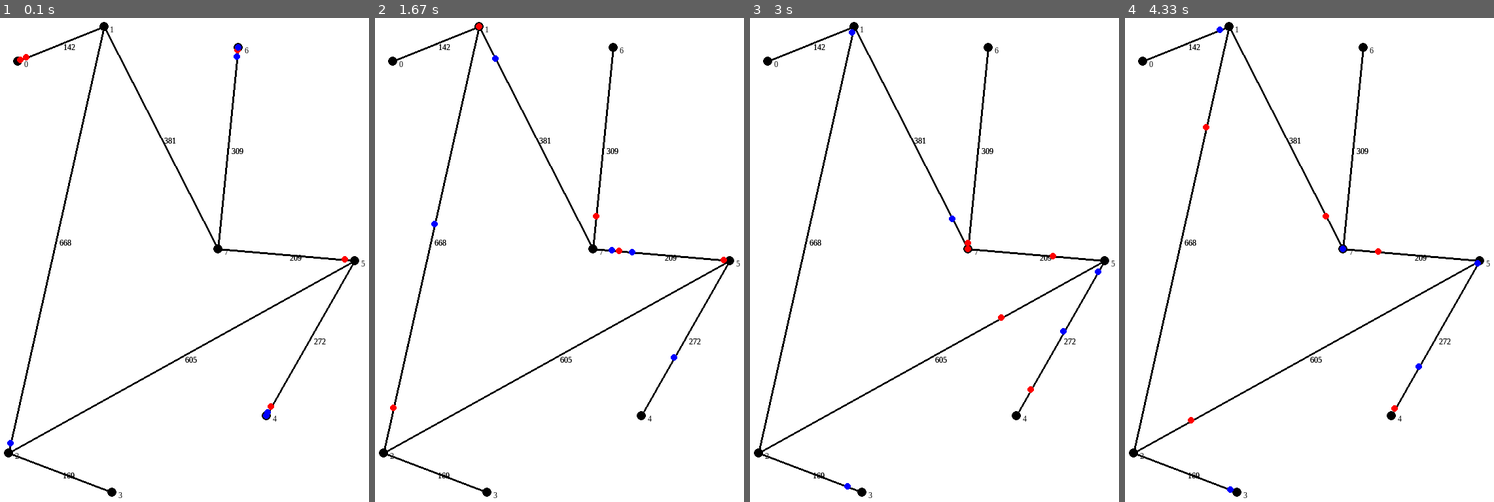
Above: before the commit, frames 1-4 (left to right).
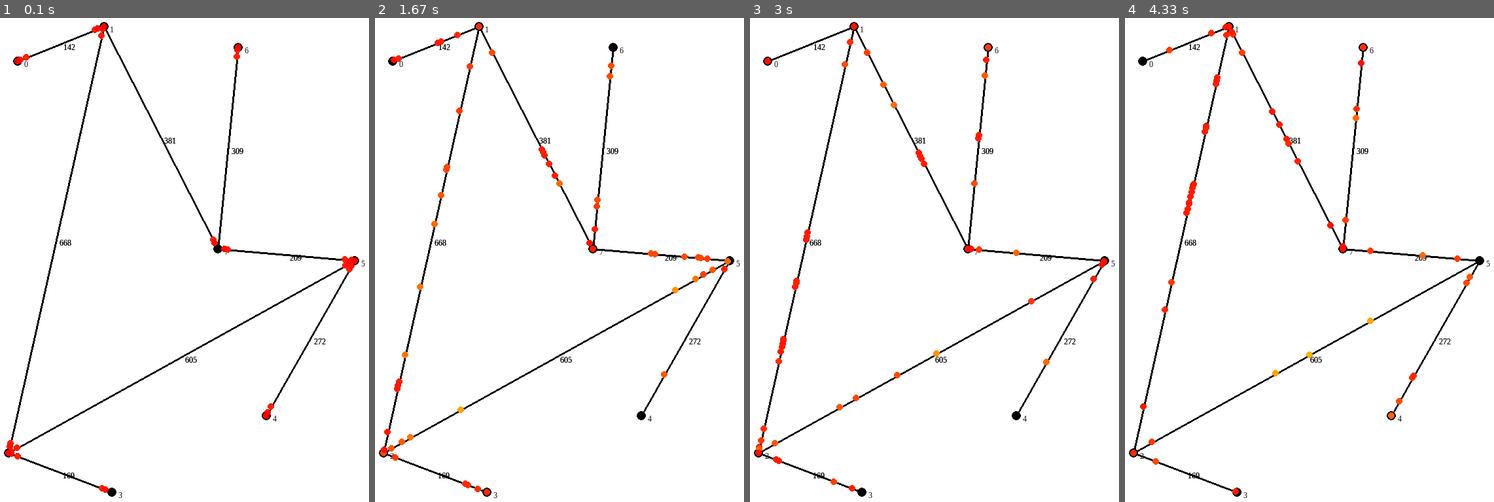
Above: after the commit, the same moments.

Repository: Ickaser/car-graph-viz
Game: pygame game, started from main_pygame.py
Same seed, same stepped clock (60 frames per second), same inputs: the game is played once before the commit and once after it.
Inputs:
- Up to frame 1 (0.1 s): no input
- Up to frame 2 (1.67 s): no input
- Up to frame 3 (3 s): no input
- Up to frame 4 (4.33 s): no input

The runs differ from the first frame. In frame 1, 0.5% of the frame differs, in the area x 1-97%, y 1-99%; in frame 2, 1.1%; in frame 3, 1.0%; in frame 4, 1.0%.

Commit message:
Lanes improvement
Squashed a bug that was slowing down traffic a lot; still seeing slowdown clumps because nodes aren't friendly to current position tracking

Diff:
--- a/cars.py
+++ b/cars.py
@@ -18,18 +18,19 @@
     # Note: equivalence operator will allow for approximate equals, so that it can be used to check if cars are overlapping
 
 
-    def __init__(self, graph, nodeFrom, nodeTo, dist = 0, eqTol = 10):
+    def __init__(self, graph, nodeFrom, nodeTo, dist = 0, carSize = 5):
         """
         Takes graph, two integers indicating node indices and a distance along edge
         Graph is stored (by reference).
         If both indices are the same, places car at node and sets atNode = True.
         If indices are different, places car along edge and sets atNode = False.
         Third argument is distance along the edge from the departure node. Defaults to 0 (placed at node)
-        eqTol defaults to 10; sets tolerance for equals operator, related to size of cars (in pixels)
+        carSize: sets tolerance for equals operator and for car following
         """
         s = self
         s.graph = graph
-        s.eqTol = eqTol
+        s.eqTol = carSize
+        s.carSize = carSize
         s.lanes = graph.lanes
 
 
@@ -72,14 +73,10 @@
             #interpolate between node coordinates to find position along edge
             s.fromCoords = s.graph.nodes[s.nodeFrom]["coords"]
             s.toCoords = s.graph.nodes[s.nodeTo]["coords"]
-            prog = s.dist / float(s.length)
+            prog = (self.toNext if self.direction else self.dist) / float(self.length)
             s.xPos = int(prog * s.fromCoords[0] + (1-prog) * s.toCoords[0])
             s.yPos = int(prog * s.fromCoords[1] + (1-prog) * s.toCoords[1])
             s.coords = (s.xPos, s.yPos)
-
-        # # if graph is weighted, add 1 to population on road
-        # if s.graph.weighted or s.lanes:
-        #     graph.edges[(s.nodeFrom, s.nodeTo)]["population"][s.direction].append(s)
 
         # vars to update always: atNode, dist, xPos, yPos, coords
         # vars to update at node change: fromCoords, toCoords, length, direction
@@ -150,7 +147,7 @@
         #     self.graph.edges[(self.nodeFrom, self.nodeTo)]["population"][self.direction].remove(self)
         self.nodeFrom = self.nodeTo
 
-        self.__init__(self.graph, self.nodeTo, newNode, eqTol=self.eqTol)
+        self.__init__(self.graph, self.nodeTo, newNode, carSize=self.eqTol)
 
 
 
@@ -169,7 +166,7 @@
     pos: defaults to 0, not used. If is an instance of Position class and randomBehavior is False, should be a starting position.
     Gets lanes property from graph's lanes property.
     """
-    def __init__(self, graph, randomBehavior = True, accel = 5, pos = 0):
+    def __init__(self, graph, randomBehavior = True, carSize = 5, accel = 5, pos = 0):
 
         self.graph = graph
         self.randomBehavior = randomBehavior
@@ -177,6 +174,7 @@
         self.accel = accel
         self.lanes = self.graph.lanes
         self.weighted = self.graph.weighted
+        self.carSize = carSize
 
         if not randomBehavior:
             # TODO
@@ -226,6 +224,7 @@
             otherCars = self.graph.edges[(self.pos.nodeFrom, self.pos.nodeTo)]["population"][self.pos.direction]
 
             # Find the nearest car ahead, if there is one
+            # Idea: the list implementation means that this arithemetic could be avoided (just find the index on the list, get the lower index) TODO
             carAhead = False
             for car in otherCars:
                 # if no cars found ahead yet, but car is ahead:
@@ -240,19 +239,21 @@
             # if a car is found ahead on the road, compute an appropriate velocity adjustment
             if carAhead:
                 veloDiff = nextCar.velocity - self.velocity
-    # MAGIC NUMBER WARNING
-                distDiff = nextCar.pos.toNext - self.pos.toNext - 5 # MAGIC NUMBER TODO
-    # MAGIC NUMBER WARNING
-                decelDist = self.accel * sum(range(int(nextCar.velocity/self.accel), int(self.velocity/self.accel))) # removed +1 on second int
+                distDiff = self.pos.toNext - nextCar.pos.toNext - self.carSize
+
+                decelDist = self.accel * sum(range(int(nextCar.velocity/self.accel), int(self.velocity/self.accel+1))) # removed +1 on second int
 
                 if veloDiff > self.accel:
                     self.velocity += self.accel
                 elif veloDiff < self.accel and veloDiff > 0:
                     self.velocity += veloDiff
                 elif veloDiff < 0 and distDiff <= decelDist:
-                    self.velocity -= self.accel
+                    self.velocity -= self.accel if self.velocity >= self.accel else self.velocity
+
                 elif veloDiff < 0 and distDiff > decelDist:
                     self.velocity += self.accel
+
+
 
 
         # Acceleration handling: calculate to next node (either no lanes, or no cars ahead)
--- a/main_pygame.py
+++ b/main_pygame.py
@@ -15,7 +15,7 @@
     # gets used in a number of functions, as it turns out
     size = (800, 800)
     # configurable values used when generating cars
-    carsNum = 10
+    carsNum = 60
     stepsNum = 1
     carAccel = 5
     lanes = True
@@ -142,7 +142,14 @@
     # Draw cars to the screen
     # Keeps a list of areas of the screen which have been updated
     for i, car in enumerate(carList):
-        dirtyRects.append(pygame.draw.circle(screenObj, pygame.Color("red" if i % 2 else "blue"), car.pos.coords, 5))
+        #keep exactly one of the following uncommented
+
+        #half red, half blue
+        # dirtyRects.append(pygame.draw.circle(screenObj, pygame.Color("red" if i % 2 else "blue"), car.pos.coords, 5))
+        #red one way, blue the other
+        # dirtyRects.append(pygame.draw.circle(screenObj, pygame.Color("red" if car.pos.direction else "blue"), car.pos.coords, 5))
+        #red at stopped, more green at speed
+        dirtyRects.append(pygame.draw.circle(screenObj, pygame.Color(*(255, 3*car.velocity, 0, 255)), car.pos.coords, 5))
 
 
     # update the parts of the screen which have changed
